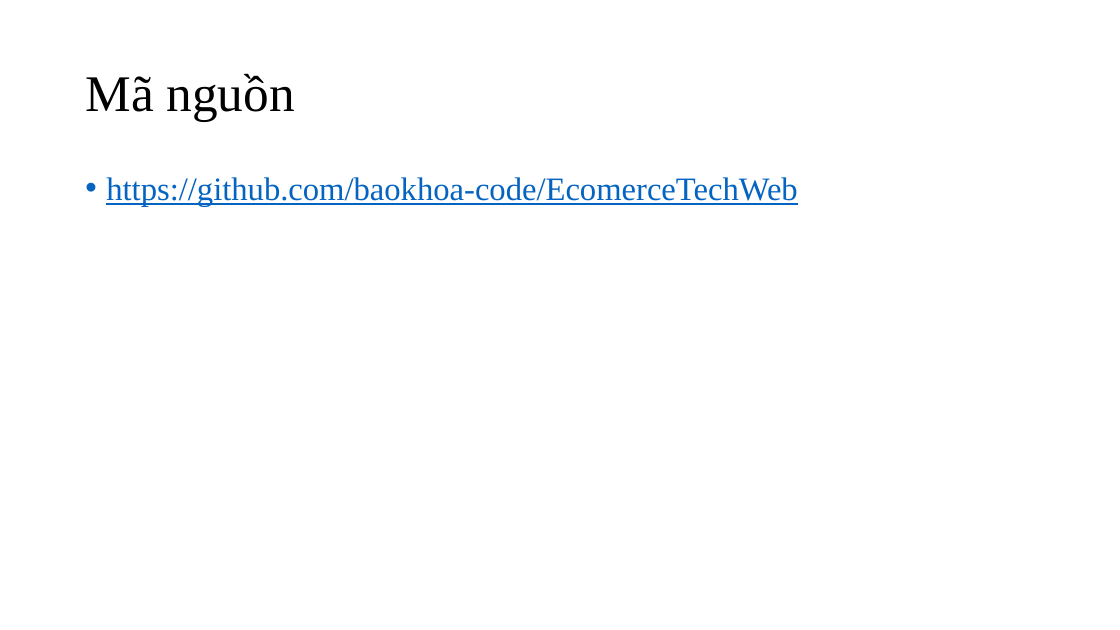
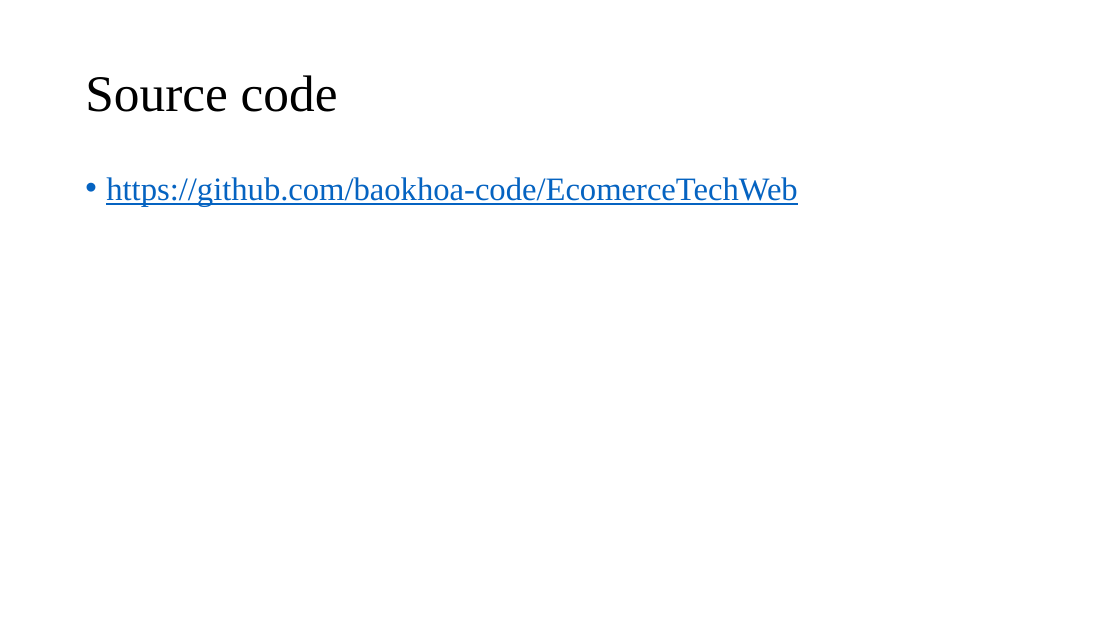
Before and after one commit to baokhoa-code/EcomerceTechWeb, a slide deck: slide 24 of VueJSReport.pptx. Drawn at 1120x630 pixels with LibreOffice and Linux fonts; fonts in the diff are those of the drawing. Boxes give left, top, right and bottom in pixels: in the first picture for what was removed or moved away, otherwise in the second. Text is boxed around its words. In the diff, an @@ line names an element or a change of style, - is before the commit and + after.

```diff
--- a/VueJSReport.pptx
+++ b/VueJSReport.pptx
@@ title at (x1=85, y1=75, x2=338, y2=112): text changed @@
-Mã nguồn
+Source code
```
Also in this commit, not shown: 12 other slides changed.
